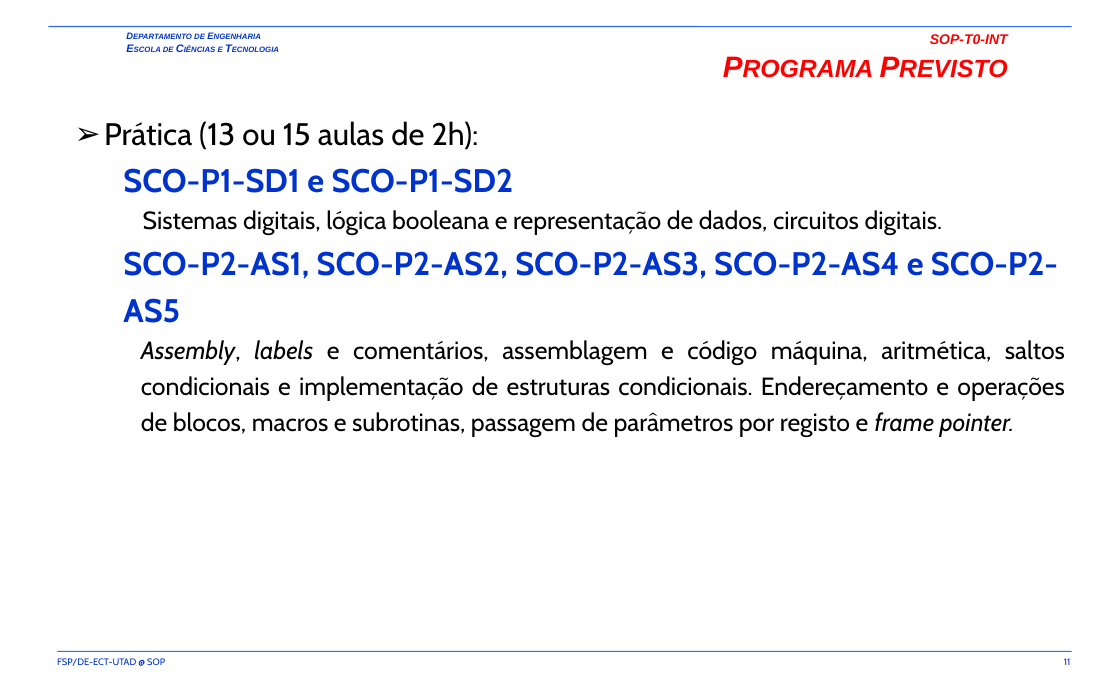
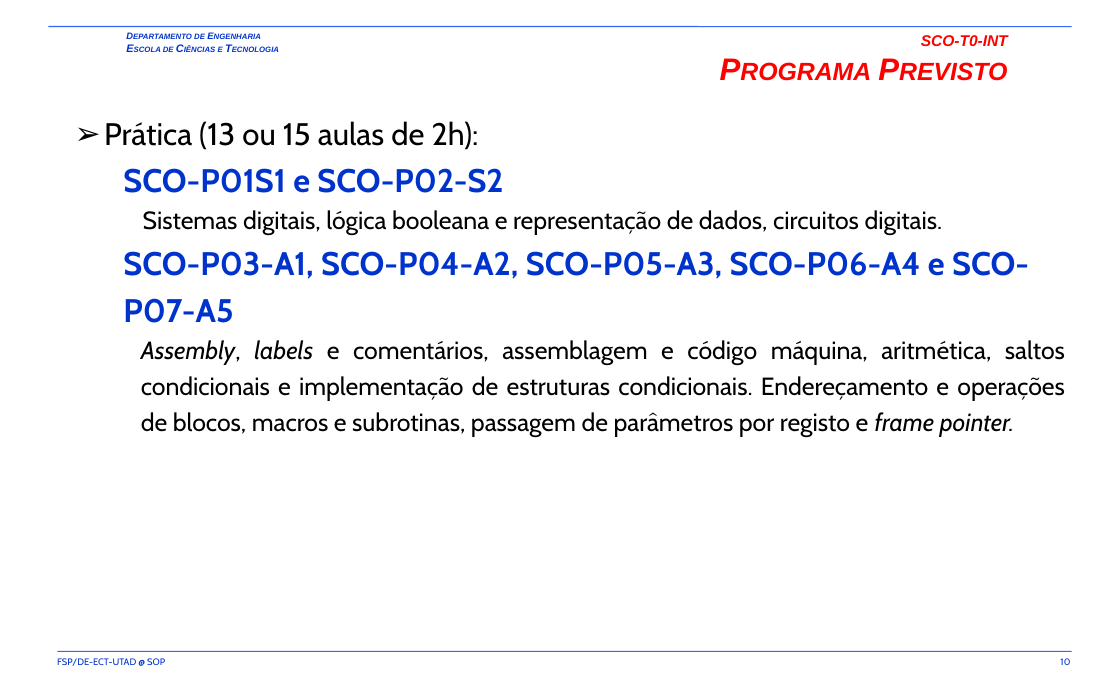
Before and after one commit to fsp864/UTAD-SCO, a slide deck: slide 10 of aulas/t/SCO-T0-INT.pptx (slide 11 before the commit). Drawn at 1120x700 pixels with LibreOffice and Linux fonts; fonts in the diff are those of the drawing; background and template pictures are left out. Boxes give left, top, right and bottom in pixels: in the first picture for what was removed or moved away, otherwise in the second. Text is boxed around its words. In the diff, an @@ line names an element or a change of style, - is before the commit and + after.

```diff
--- a/aulas/t/SCO-T0-INT.pptx
+++ b/aulas/t/SCO-T0-INT.pptx
@@ title at (x1=921, y1=35, x2=1008, y2=46): text changed; size 16 to 20 pt @@
-SOP-T0-INT
-PROGRAMA PREVISTO
+SCO-T0-INT
+Programa Previsto
@@ text at (x1=123, y1=168, x2=503, y2=193): text changed @@
-  SCO-P1-SD1 e SCO-P1-SD2
+  SCO-P01S1 e SCO-P02-S2
@@ text at (x1=123, y1=251, x2=1029, y2=323): text changed @@
-  SCO-P2-AS1, SCO-P2-AS2, SCO-P2-AS3, SCO-P2-AS4 e SCO-P2-AS5
+  SCO-P03-A1, SCO-P04-A2, SCO-P05-A3, SCO-P06-A4 e SCO-P07-A5
@@ page number at (x1=1060, y1=658, x2=1070, y2=665): text changed @@
-11
+10
```
Also in this commit, not shown: 11 other slides changed, 1 slide added, 3 slides removed, 1 other file.
